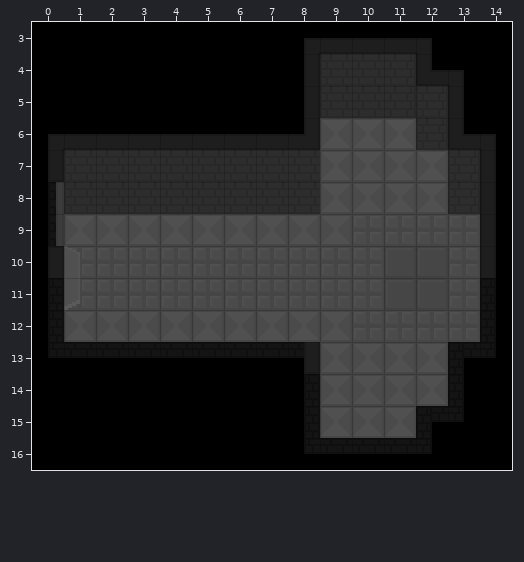
One commit to this Tiled map: android/assets/maps/pedestal_rooms/pedestal_room_left.tmx. Above, as it was before the edit.
Cells are 16x16 px. Shown: x 0..14, y 3..16.
After the commit:
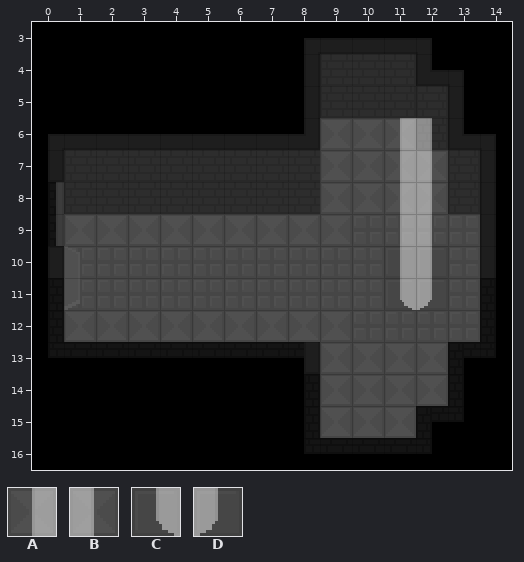
Key: from "tileset": A 56, B 57, C 58, D 59.
_ is an empty cell.
Tiles of an added or newly shown layer are drawn over the layers below it.
See-through tiles are keyed as they look on the map.
Message: Added new graphics like a new carpet and different pedestal lights.
Change:
Layer "foreground" (added):
y 6..10: x 11..12 __ -> AB
y 11: x 11..12 __ -> CD
Changed places in both pictures, as pixel boxes (x1, y1, x2, y2):
added: (400, 118, 432, 310)
